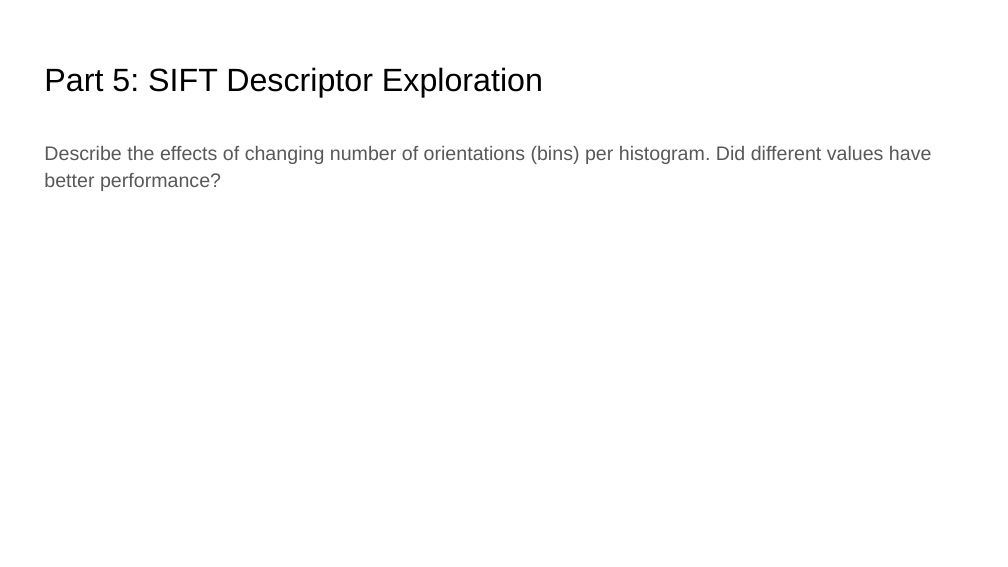
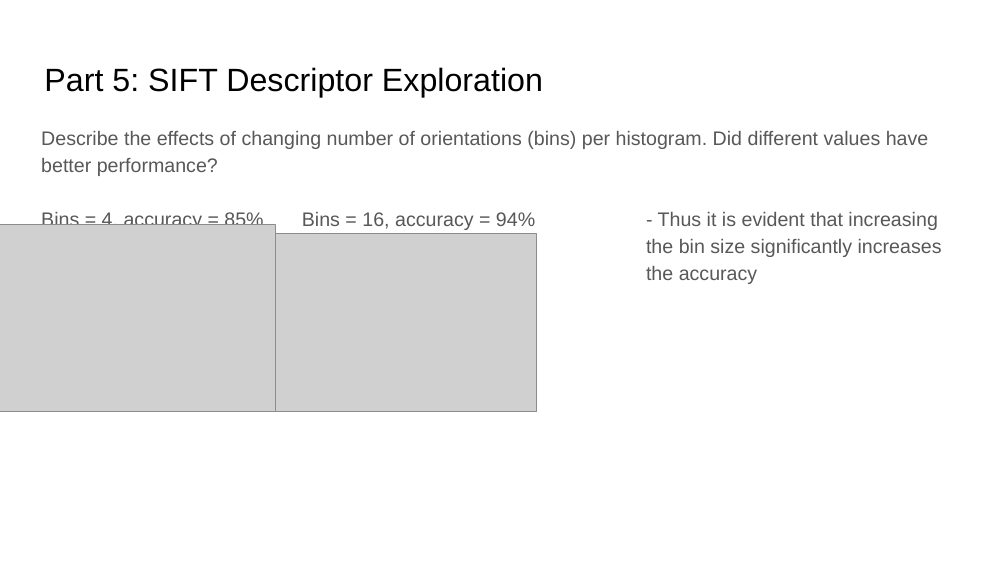
Before and after one commit to m-a-c-e/Computer-Vision, a slide deck: slide 17 of project-2/docs/proj2_report.pptx. Drawn at 1008x567 pixels with LibreOffice and Linux fonts; fonts in the diff are those of the drawing; grey boxes stand for pictures. Boxes give left, top, right and bottom in pixels: in the first picture for what was removed or moved away, otherwise in the second. Text is boxed around its words. In the diff, an @@ line names an element or a change of style, - is before the commit and + after.

Commit message:
finished SIFT descriptor

```diff
--- a/project-2/docs/proj2_report.pptx
+++ b/project-2/docs/proj2_report.pptx
@@ text "Describe the effects of changing ...": place and size @@
-text "Describe the effects of changing ..." at [44,146,932,191]
+text "Describe the effects of changing ..." at [41,131,942,284]
@@ picture added at [0,225,275,411] @@
@@ text at [41,211,942,284]: paragraphs added @@
+Bins = 4, accuracy = 85% Bins = 16, accuracy = 94% - Thus it is evident that increasing
+the bin size significantly increases
+the accuracy
@@ picture added at [275,234,536,411] @@
```
Also in this commit, not shown: 18 other slides changed, 32 other files.
